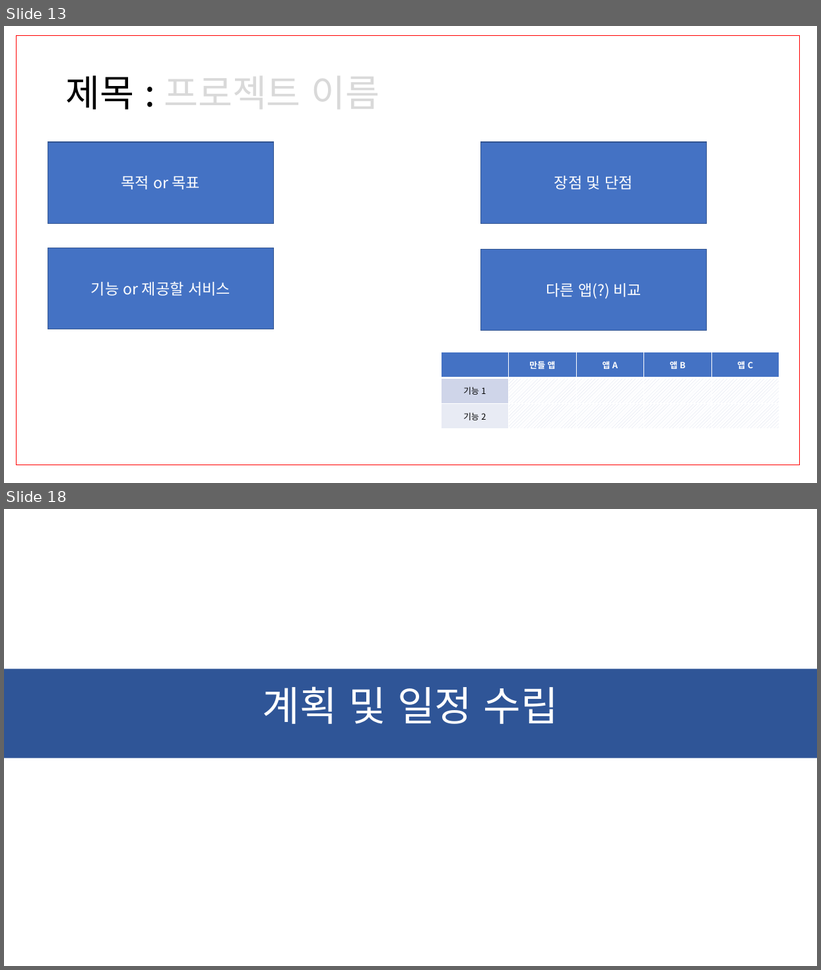
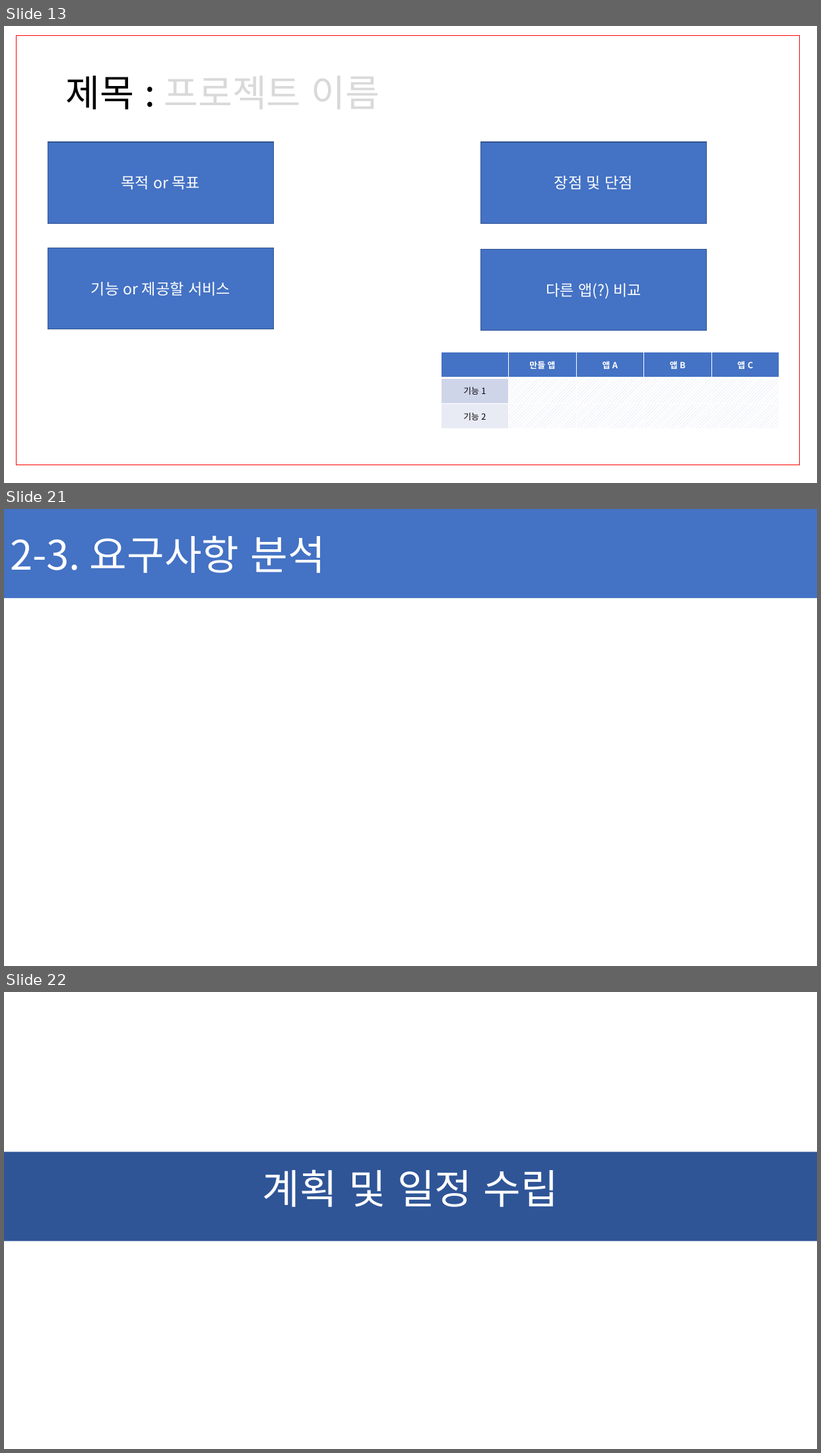
Before and after one commit to ChaeSung-Lee/DJ_InternShip, a slide deck: 2021_Summer/jp.hong/Project_BnC_jph.pptx. Shown one above the other, each under a label of ours: slides 13 and 18 before the commit, slides 13, 21 and 22 after it; the slides between them are not shown. The pictures are 821x970 and 821x1453 pixels, drawn with LibreOffice and Linux fonts; fonts in the diff are those of the drawing. Boxes give left, top, right and bottom in pixels: in the first picture for what was removed or moved away, otherwise in the second. Text is boxed around its words. In the diff, an @@ line names an element or a change of style, - is before the commit and + after.

```diff
--- a/2021_Summer/jp.hong/Project_BnC_jph.pptx
+++ b/2021_Summer/jp.hong/Project_BnC_jph.pptx
@@ slide 21 added at box(4, 509, 817, 966), background #FFFFFF @@
@@ rectangle added at box(4, 509, 817, 598), fill #4472C4, 48 pt, text #FFFFFF @@
+2-3. 요구사항 분석
@@ what was slide 18 is now slide 22 @@
```
Also in this commit, not shown: 7 slides changed, 3 other slides added.
